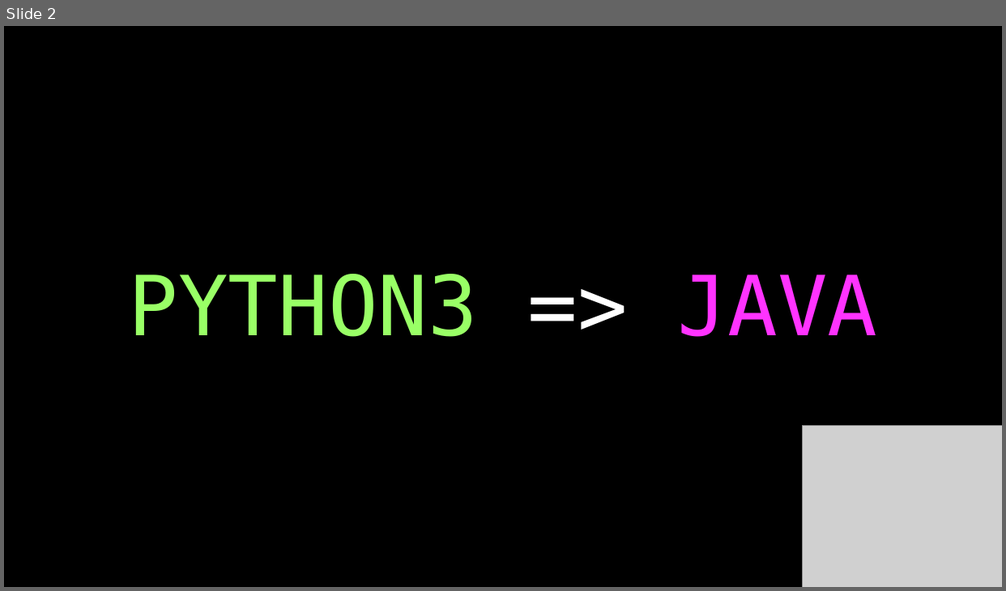
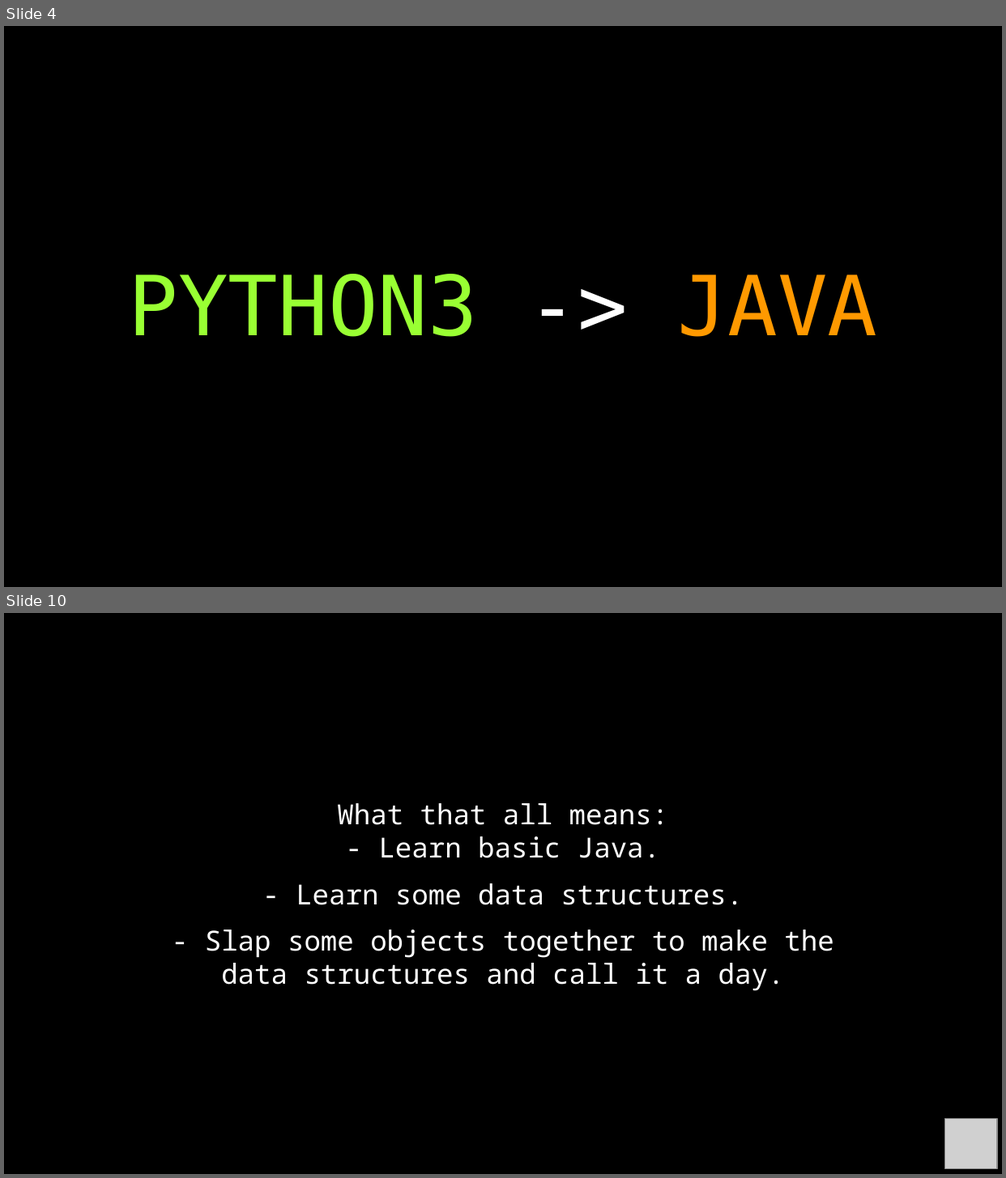
Before and after one commit to RyanFleck/Projects, a slide deck: Teaching/RCF_Py_Java_Tutorial.odp. Shown one above the other, each under a label of ours: slide 2 before the commit, slides 4 and 10 after it; the slides between them are not shown. The pictures are 1006x591 and 1006x1178 pixels, drawn with LibreOffice and Linux fonts; fonts in the diff are those of the drawing; grey boxes stand for pictures; background and template pictures are left out. Boxes give left, top, right and bottom in pixels: in the first picture for what was removed or moved away, otherwise in the second. Text is boxed around its words. In the diff, an @@ line names an element or a change of style, - is before the commit and + after.

```diff
--- a/Teaching/RCF_Py_Java_Tutorial.odp
+++ b/Teaching/RCF_Py_Java_Tutorial.odp
@@ slide 10 added at [4, 613, 1002, 1174], background #000000 @@
@@ text added at [205, 803, 833, 991], 22 pt, text #FFFFFF @@
+What that all means:
+- Learn basic Java.
+- Learn some data structures.
+- Slap some objects together to make the data structures and call it a day.
@@ picture added at [945, 1119, 997, 1169] @@
@@ what was slide 2 is now slide 4 @@
@@ slide 4 changed as well @@
@@ text at [128, 274, 878, 337]: text changed; text colour #99FF66 to #99FF33 @@
-PYTHON3 => JAVA
+PYTHON3 -> JAVA
@@ picture removed at [803, 426, 1002, 587] @@
```
Also in this commit, not shown: 1 other slide changed, 42 other slides added, 2 slides removed, 3 other files.
